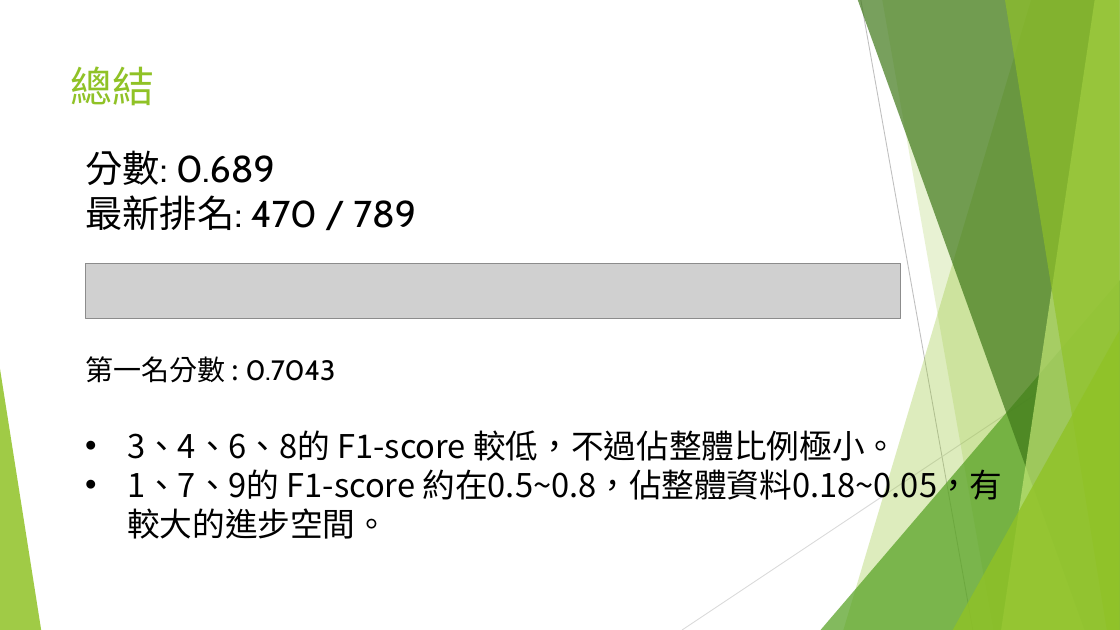
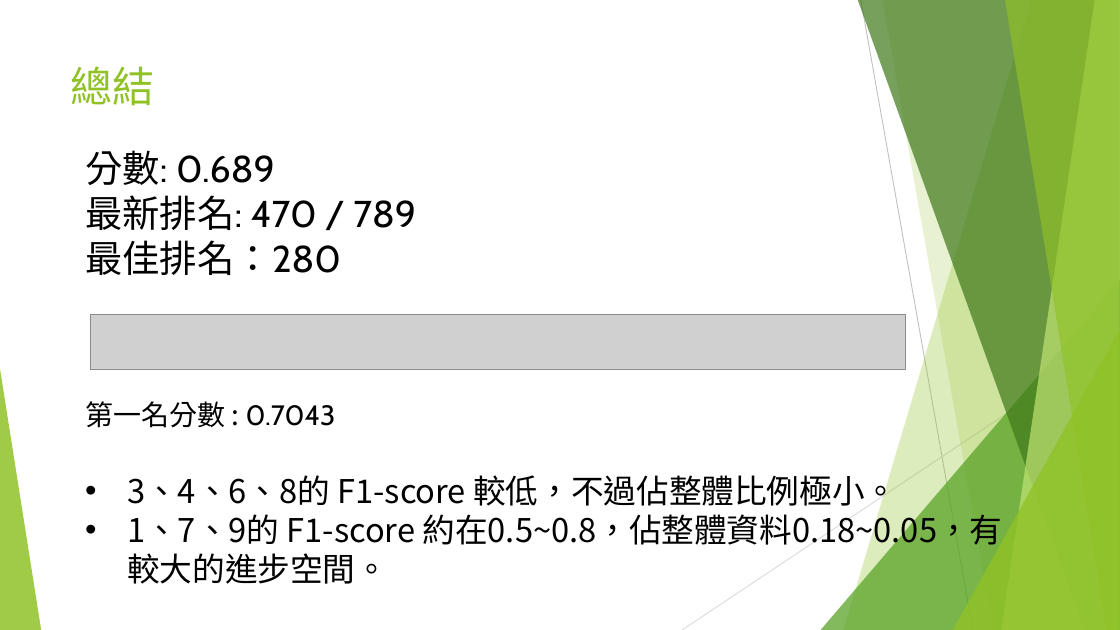
Before and after one commit to tping812/108-NN-homework2, a slide deck: slide 5 of B10432008/類神經網路期末報告_第17組.pptx. Drawn at 1120x630 pixels with LibreOffice and Linux fonts; fonts in the diff are those of the drawing; grey boxes stand for pictures. Boxes give left, top, right and bottom in pixels: in the first picture for what was removed or moved away, otherwise in the second. Text is boxed around its words. In the diff, an @@ line names an element or a change of style, - is before the commit and + after.

```diff
--- a/B10432008/類神經網路期末報告_第17組.pptx
+++ b/B10432008/類神經網路期末報告_第17組.pptx
@@ text at bbox=[85, 240, 341, 275]: paragraph added @@
+最佳排名：280
@@ picture: place and size @@
-picture at bbox=[85, 263, 901, 318]
+picture at bbox=[90, 315, 906, 370]
```
Also in this commit, not shown: 1 other slide changed, 1 slide added.
